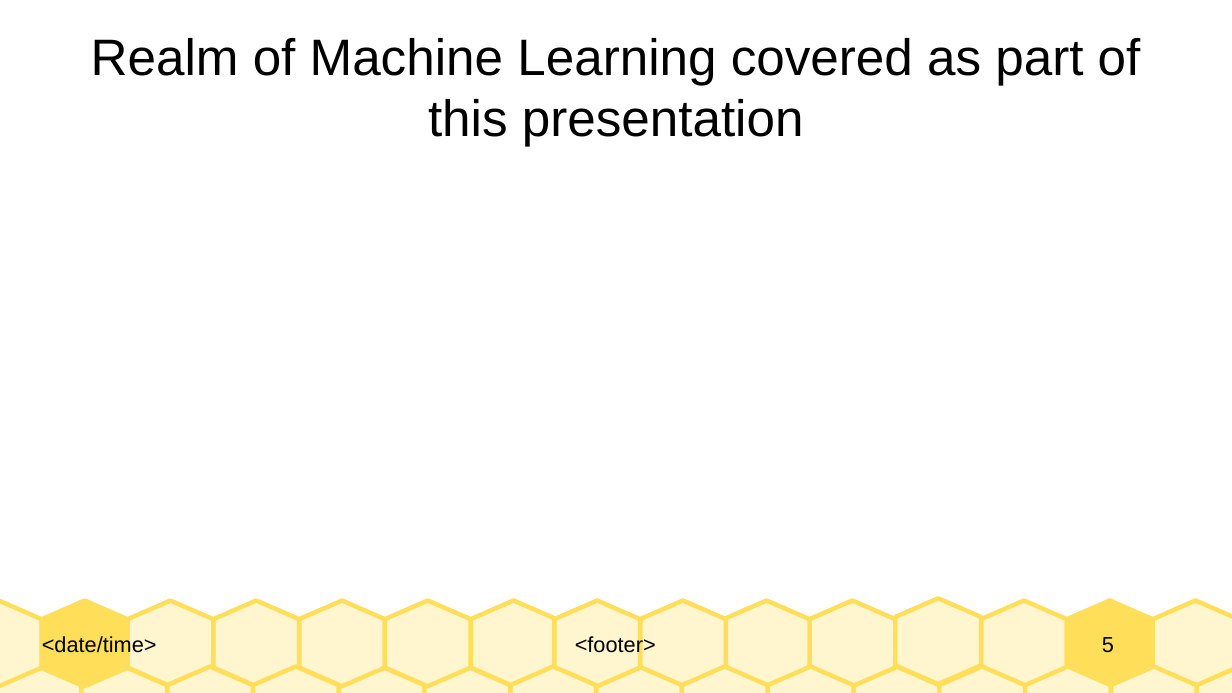
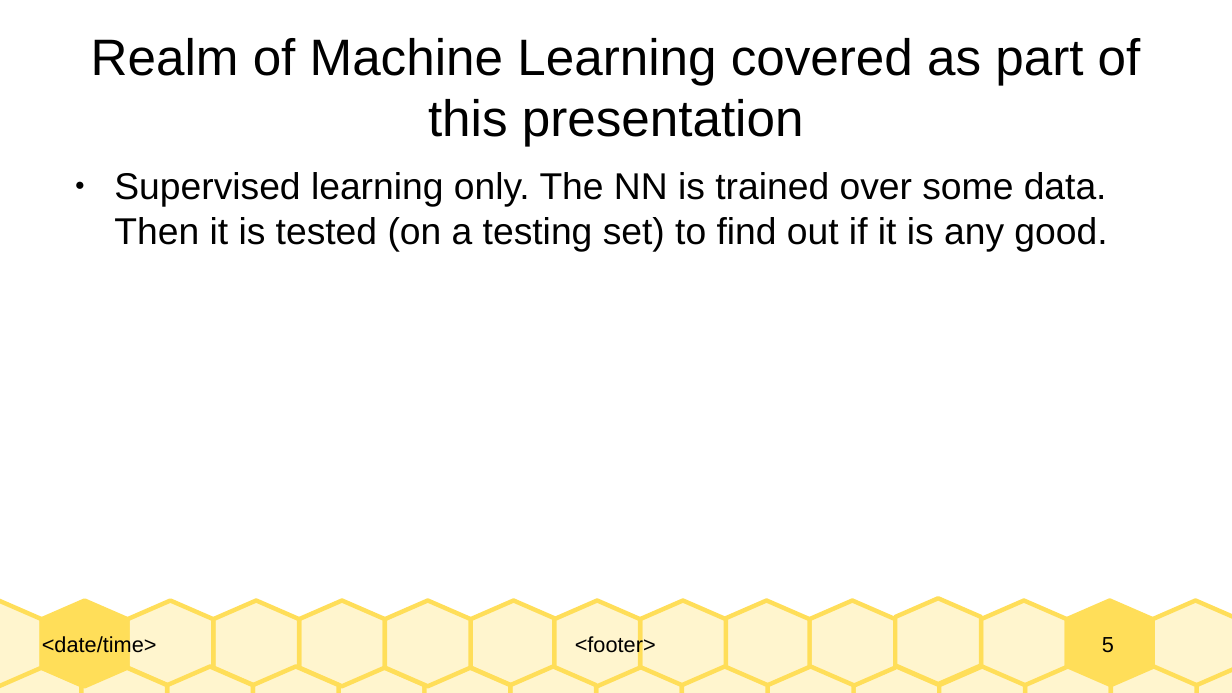
Before and after one commit to Realife-Brahmin/OriginalDocsHub, a slide deck: slide 5 of research_showcase/physicsInformedNeuralNetworks_aryan_ritwajeet_jha.odp. Drawn at 1232x693 pixels with LibreOffice and Linux fonts; fonts in the diff are those of the drawing. Boxes give left, top, right and bottom in pixels: in the first picture for what was removed or moved away, otherwise in the second. Text is boxed around its words. In the diff, an @@ line names an element or a change of style, - is before the commit and + after.

```diff
--- a/research_showcase/physicsInformedNeuralNetworks_aryan_ritwajeet_jha.odp
+++ b/research_showcase/physicsInformedNeuralNetworks_aryan_ritwajeet_jha.odp
@@ text added at <box>114,172,1107,251</box>, 24 pt, text #000000 @@
+● Supervised learning only. The NN is trained over some data. Then it is tested (on a testing set) to find out if it is any good.
```
Also in this commit, not shown: 1 other slide changed, 1 slide added, 1 other file.
